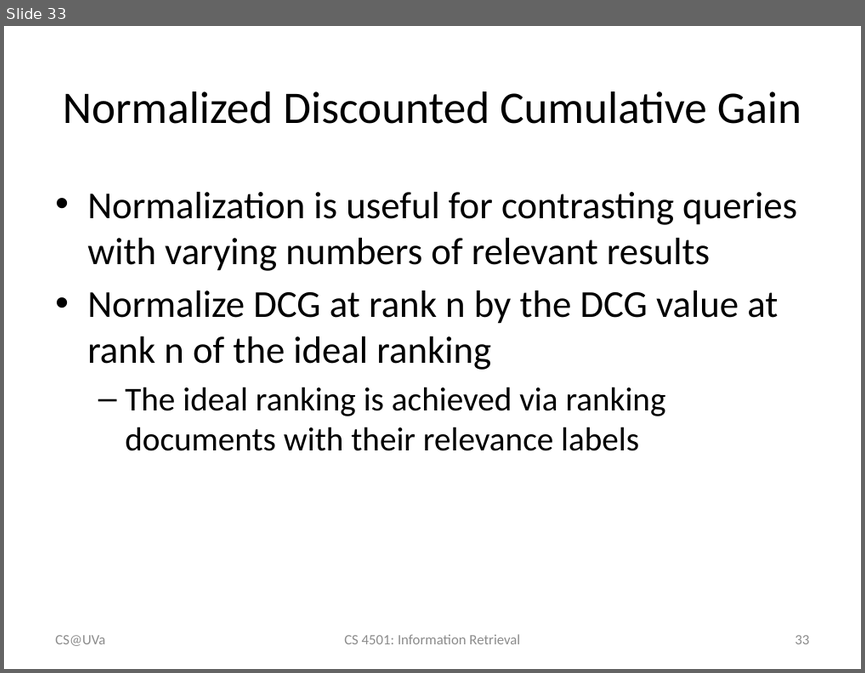
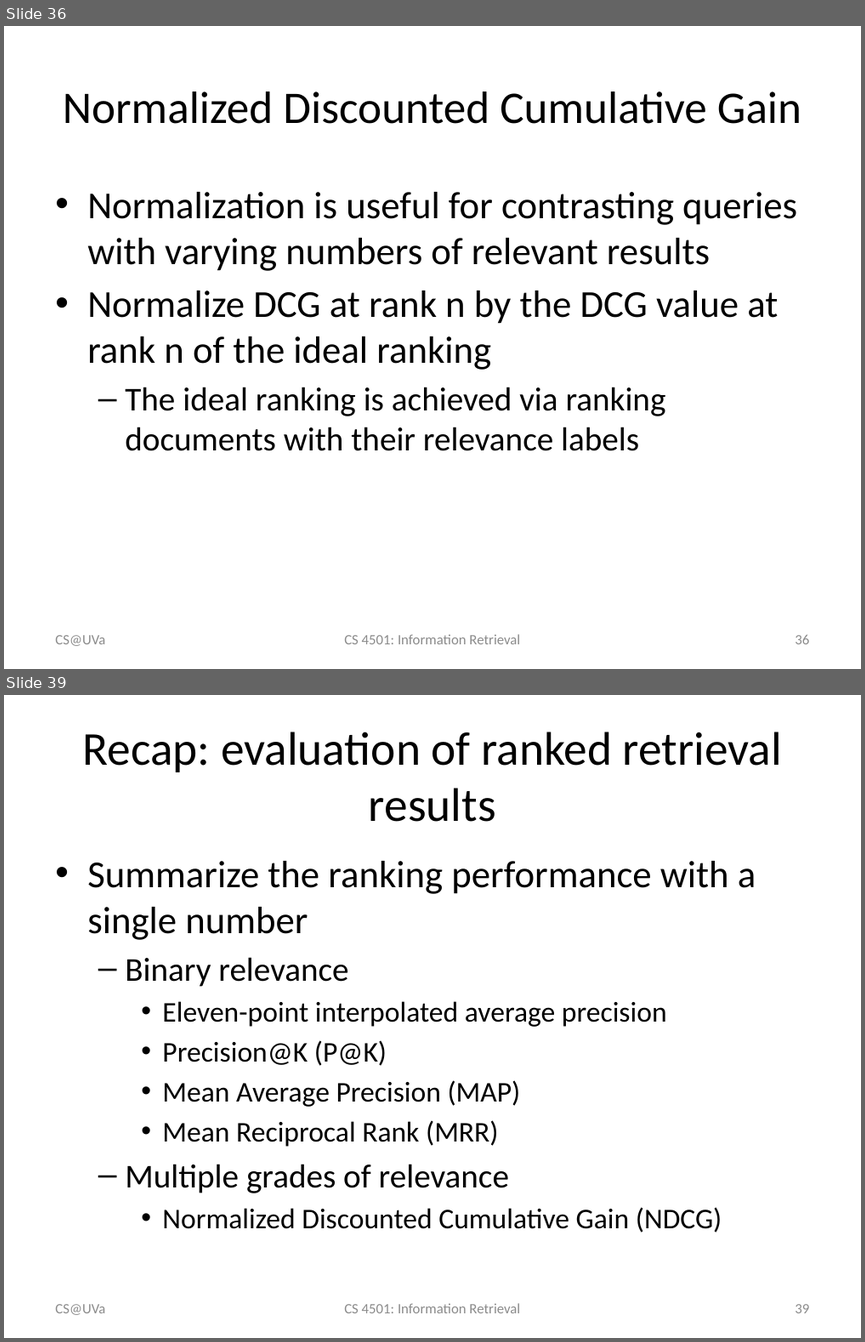
Before and after one commit to wang296/IR2015, a slide deck: docs/Information Retrieval Evaluation.pptx. Shown one above the other, each under a label of ours: slide 33 before the commit, slides 36 and 39 after it; the slides between them are not shown. The pictures are 865x673 and 865x1342 pixels, drawn with LibreOffice and Linux fonts; fonts in the diff are those of the drawing. Boxes give left, top, right and bottom in pixels: in the first picture for what was removed or moved away, otherwise in the second. Text is boxed around its words. In the diff, an @@ line names an element or a change of style, - is before the commit and + after.

```diff
--- a/docs/Information Retrieval Evaluation.pptx
+++ b/docs/Information Retrieval Evaluation.pptx
@@ slide 39 added at [4,695,861,1338], background #FFFFFF @@
@@ title added at [82,732,782,822], 39.6 pt, text #000000 @@
+Recap: evaluation of ranked retrieval results
@@ text added at [87,861,755,1232], 24 pt, text #000000 @@
+• Summarize the ranking performance with a single number
+  – Binary relevance
+    • Eleven-point interpolated average precision
+    • Precision@K (P@K)
+    • Mean Average Precision (MAP)
+    • Mean Reciprocal Rank (MRR)
+  – Multiple grades of relevance
+    • Normalized Discounted Cumulative Gain (NDCG)
@@ text added at [55,1304,105,1315], 12 pt, text #8C8C8C @@
+CS@UVa
@@ text added at [344,1303,520,1313], 12 pt, text #8C8C8C @@
+CS 4501: Information Retrieval
@@ page number added at [794,1304,809,1313], 12 pt, text #8C8C8C @@
+39
@@ what was slide 33 is now slide 36 @@
@@ page number at [794,635,809,644]: text changed @@
-33
+36
```
Also in this commit, not shown: 3 slides changed, 13 other slides added, 2 other files.
